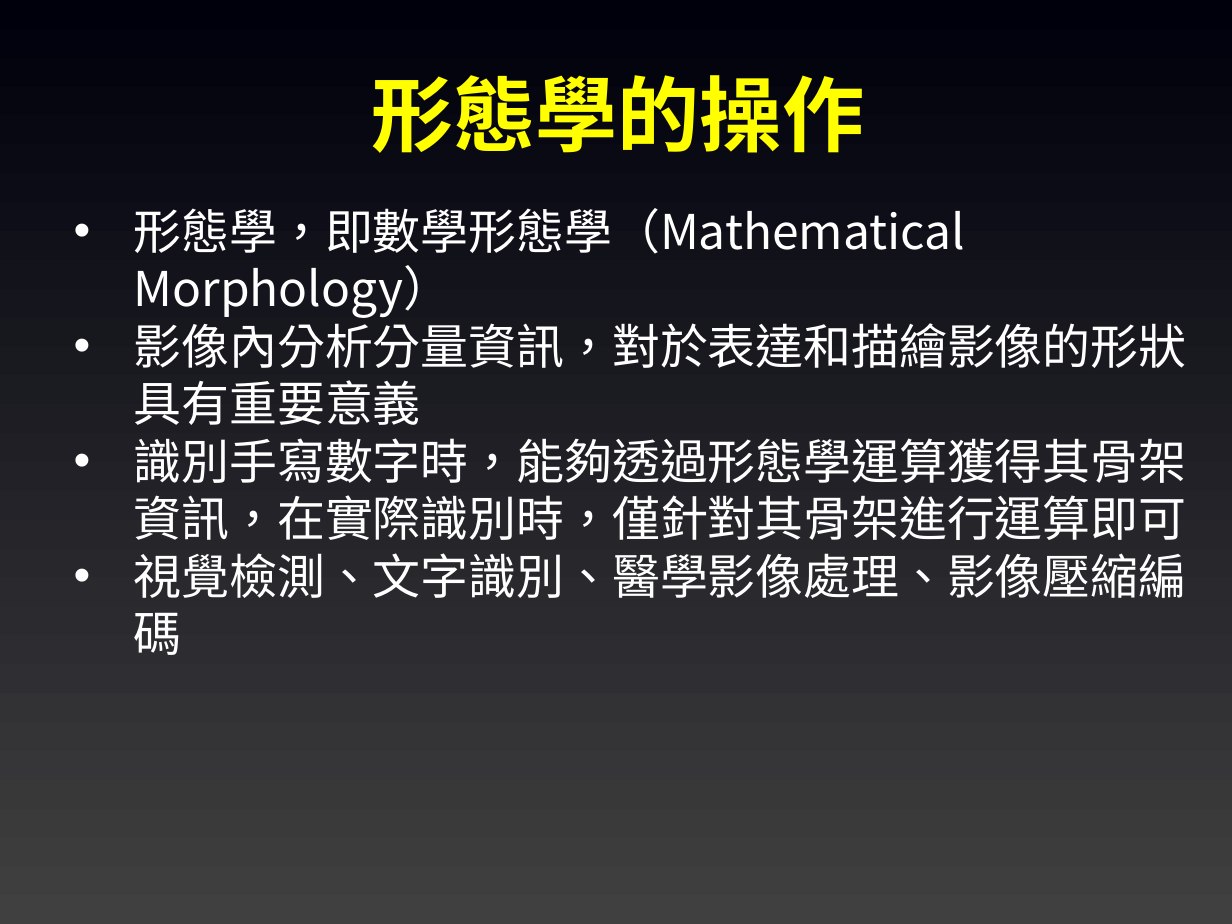
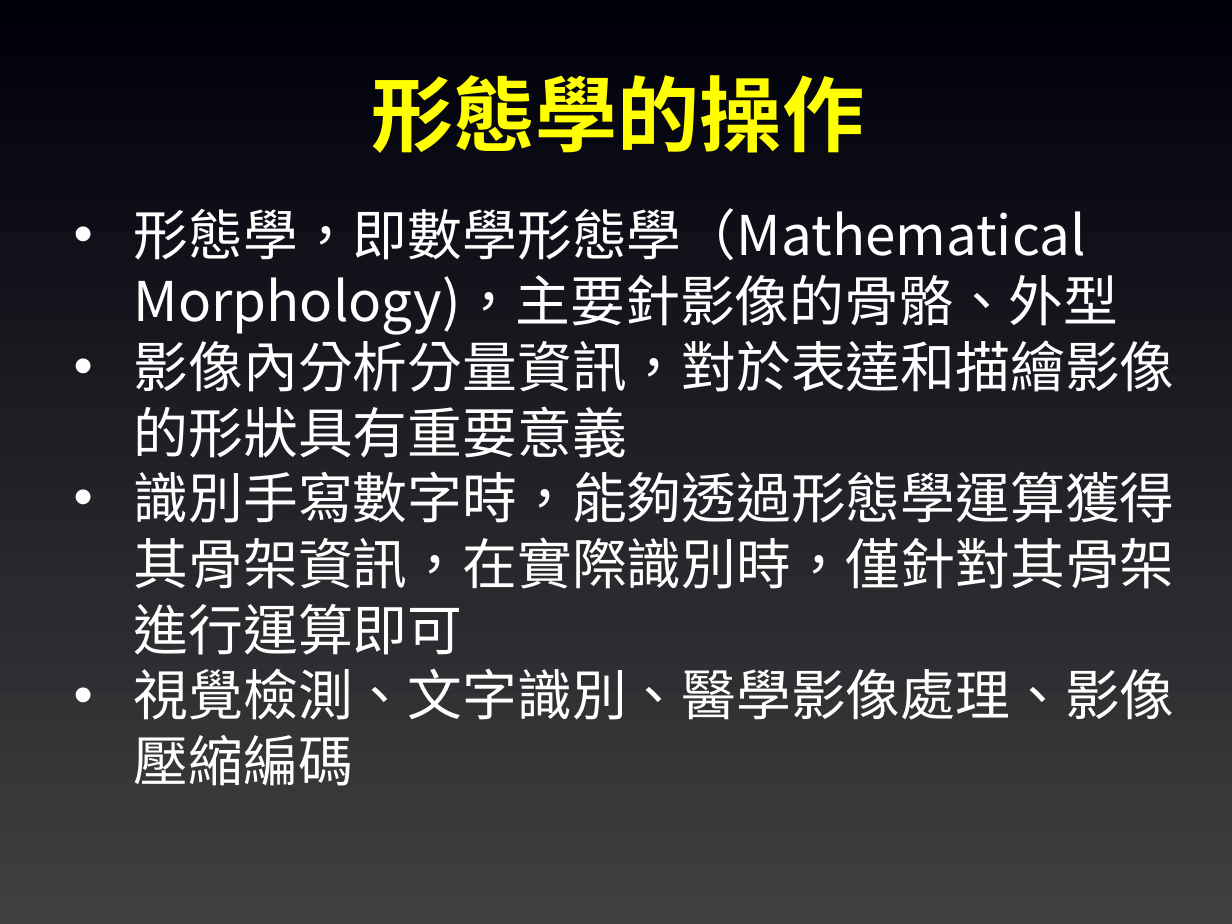
Before and after one commit to joshhu/must_opencv, a slide deck: slide 107 of Slides/04. OpenCV影像處理.pptx. Drawn at 1232x924 pixels with LibreOffice and Linux fonts; fonts in the diff are those of the drawing. Boxes give left, top, right and bottom in pixels: in the first picture for what was removed or moved away, otherwise in the second. Text is boxed around its words. In the diff, an @@ line names an element or a change of style, - is before the commit and + after.

```diff
--- a/Slides/04. OpenCV影像處理.pptx
+++ b/Slides/04. OpenCV影像處理.pptx
@@ text at [134,208,1119,335]: text changed; size 28 to 32 pt @@
-• 形態學，即數學形態學（Mathematical Morphology）
+• 形態學，即數學形態學（Mathematical Morphology)，主要針影像的骨骼、外型
@@ text at [134,331,1175,786]: size 28 to 32 pt in "影像內分析分量資訊，對於表達和描繪影像的形狀具有重要意義", "識別手寫數字時，能夠透過形態學運算獲得其骨架資訊，在實際識別時，僅針對其骨架進行運算即可", "視覺檢測、文字識別、醫學影像處理、影像壓縮編碼" @@
```
Also in this commit, not shown: 6 other slides changed, 1 slide added, 7 other files.
